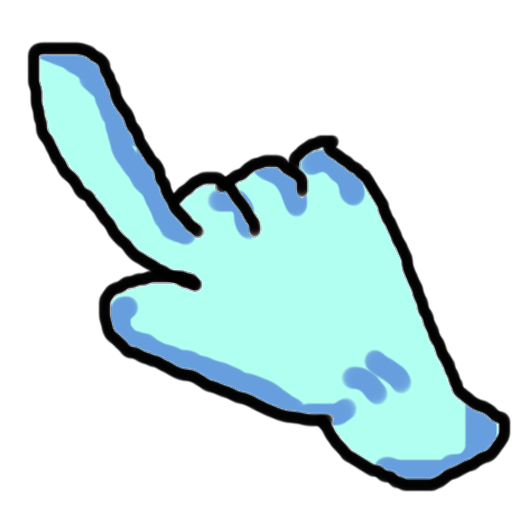
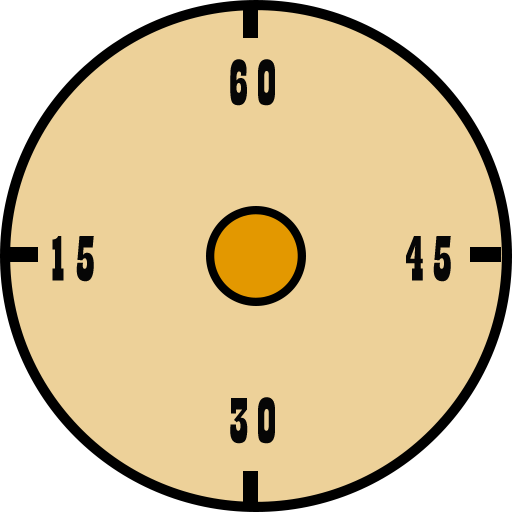
Comparing the layer stacks of the two 512px x 512px images. Changes:
added layer "15" above "Layer 7" over [0, 0, 512, 512]
hid "Layer 8" over [26, 40, 512, 493]
